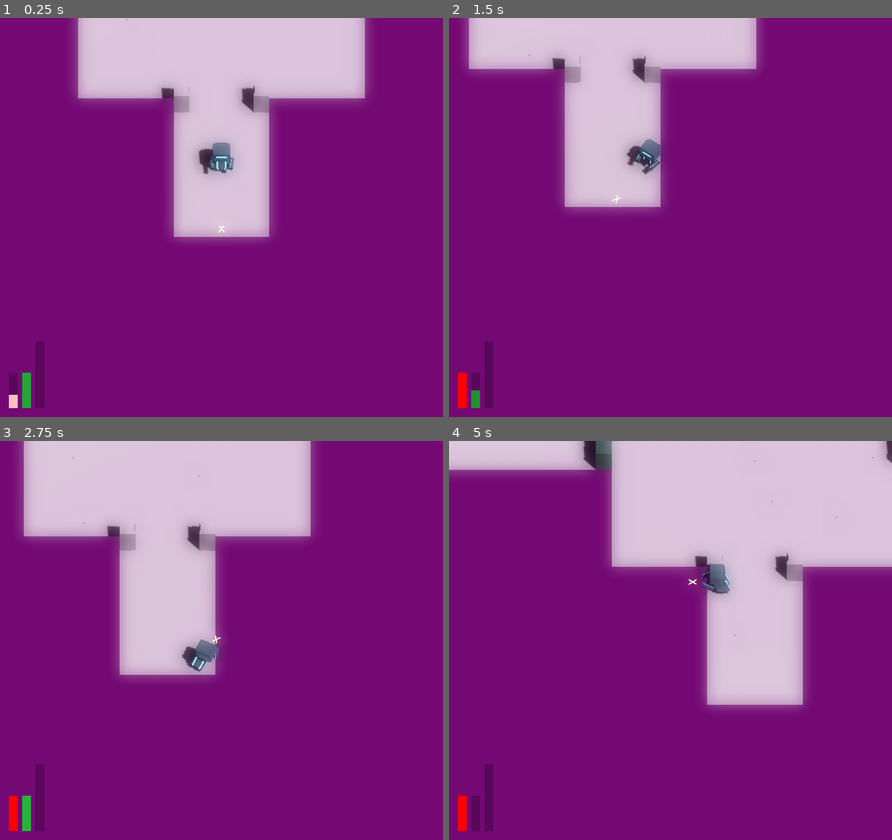
Above: before the commit, frames 1-4 (two rows, left to right).
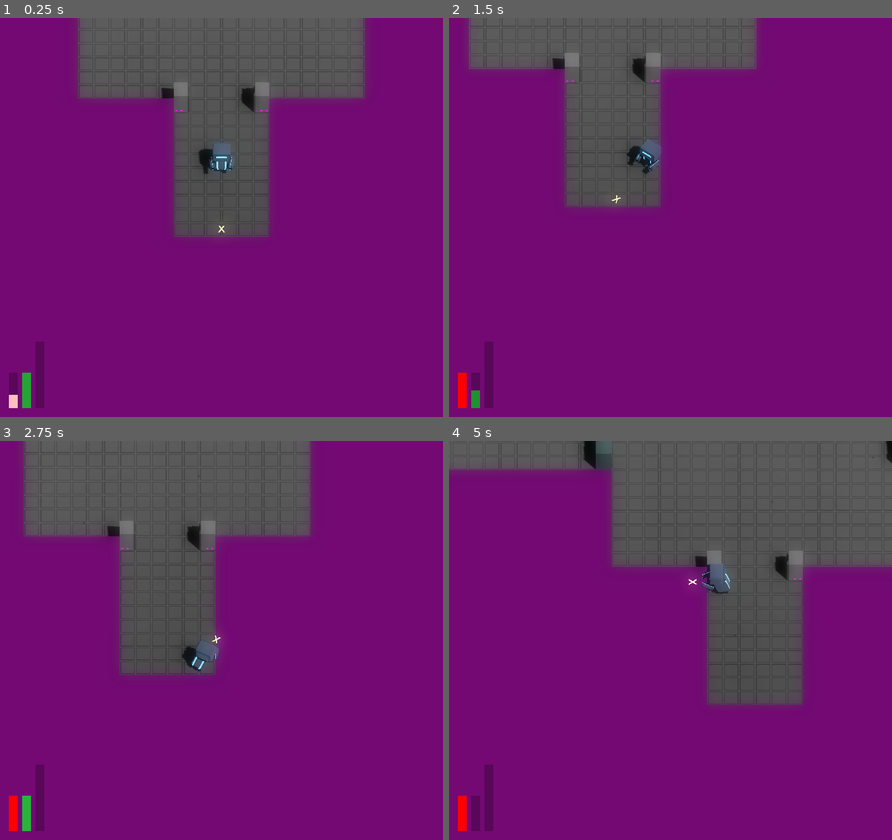
Above: after the commit, the same moments.

Repository: JackEvans24/bullet-absorb
Game: Godot game, scene res://scenes/main.tscn
Two runs of this game, one before a commit and one after it. Both use one fixed random seed, a clock stepped at 60 frames per second and the inputs below.
Inputs (mouse positions are in pixels of both pictures, inside the frame that each line leads up to):
- Up to frame 1 (0.25 s): no input
- Up to frame 2 (1.5 s): move the mouse to (767, 197) at 0.52 s; hold D (move_right) 0.53-1.28 s; tap Space (dash) at 0.6 s; move the mouse to (581, 237) at 1.27 s; hold S (move_back) from 1.28 s (still down); tap Ctrl (absorb) at 1.35 s
- Up to frame 3 (2.75 s): tap Space (dash) at 1.55, 2.1 s; move the mouse to (265, 552) at 2.02 s; release S (move_back) at 2.03 s; hold D (move_right) from 2.03 s (still down)
- Up to frame 4 (5 s): move the mouse to (648, 720) at 2.77 s; release D (move_right) at 2.78 s; hold W (move_forward) 2.78-3.53 s; click (648, 720) at 2.85 s; tap Space (dash) at 3.05, 3.6, 4.55 s; move the mouse to (803, 700) at 3.52 s; hold A (move_left) from 3.53 s (still down); move the mouse to (537, 580) at 4.27 s; tap Ctrl (absorb) at 4.35 s

The runs differ from the first frame. In frame 1, 21% of the frame differs, in the area x 17-83%, y 0-56%; in frame 2, 16%; in frame 3, 24%; in frame 4, 31%, in the area x 0-100%, y 0-67%.

Commit message:
feat: update HUD on reward pickup

Diff:
--- a/scripts/main.gd
+++ b/scripts/main.gd
@@ -17,7 +17,7 @@
 
 	cameras.target = player.camera_follow_point
 
-	hud.initialise_stats(player.stats)
+	hud.update(player)
 	hud._on_health_changed(player.current_health)
 
 func initialise_rooms():
@@ -73,6 +73,9 @@
 
 func _on_reward_collected(reward_type: Reward.RewardType):
 	enable_reward(reward_type)
+
+	hud.update(player)
+
 	save_game.add_collected_reward(reward_type)
 	save_game.save()
 
--- a/scripts/mechanics/player/player.gd
+++ b/scripts/mechanics/player/player.gd
@@ -27,8 +27,6 @@
 
 var current_health:
 	get: return health.current_health
-var max_health:
-	get: return health.starting_health
 
 func _ready():
 	died.connect(body._on_player_died)
@@ -54,6 +52,7 @@
 
 	dash.initialise(move_state, body)
 
+# TODO: Replace with powerups
 func update_stats(player_stats: PlayerStats):
 	stats = player_stats
 
--- a/scripts/ui/hud.gd
+++ b/scripts/ui/hud.gd
@@ -8,10 +8,12 @@
 @onready var stamina_bar: Bar = $StaminaBar
 @onready var death_overlay: ColorRect = $DeathOverlay
 
-func initialise_stats(stats: PlayerStats):
-	update_bar(health_bar, stats.max_health, stats.max_health)
-	update_bar(power_bar, stats.max_power, 0.0)
-	update_bar(stamina_bar, 1.0, 1.0)
+var saved_dash_state := true
+
+func update(player: Player):
+	update_bar(health_bar, player.stats.max_health, player.current_health)
+	update_bar(power_bar, player.stats.max_power, player.power_count)
+	update_bar(stamina_bar, 1.0, 1.0 if saved_dash_state else 0.0)
 
 func update_bar(bar: Bar, max_value: float, current_value: float):
 	bar.max_value = max_value
@@ -24,7 +26,8 @@
 	power_bar.update_value(count)
 
 func _on_can_dash_changed(can_dash: bool):
-		stamina_bar.update_value(1.0 if can_dash else 0.0)
+	saved_dash_state = can_dash
+	stamina_bar.update_value(1.0 if saved_dash_state else 0.0)
 
 func _on_player_died():
 	await get_tree().create_timer(death_overlay_timer).timeout
